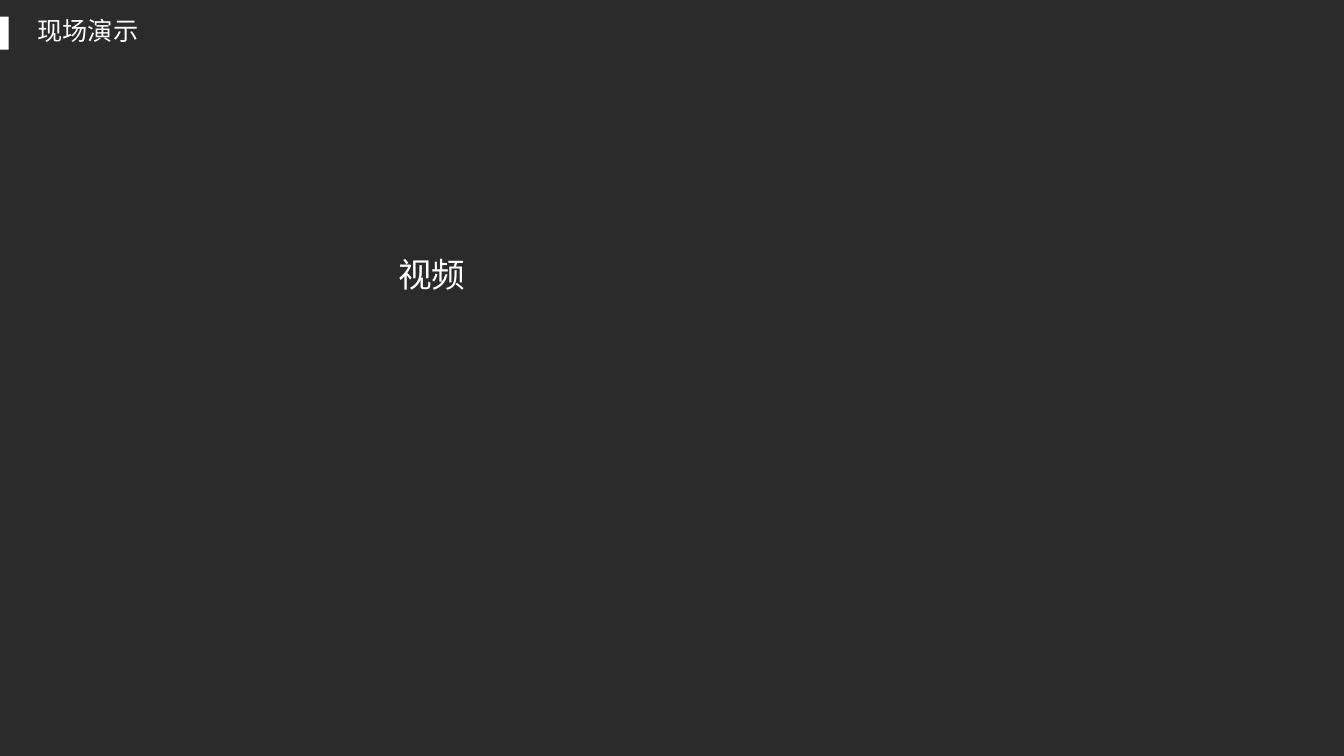
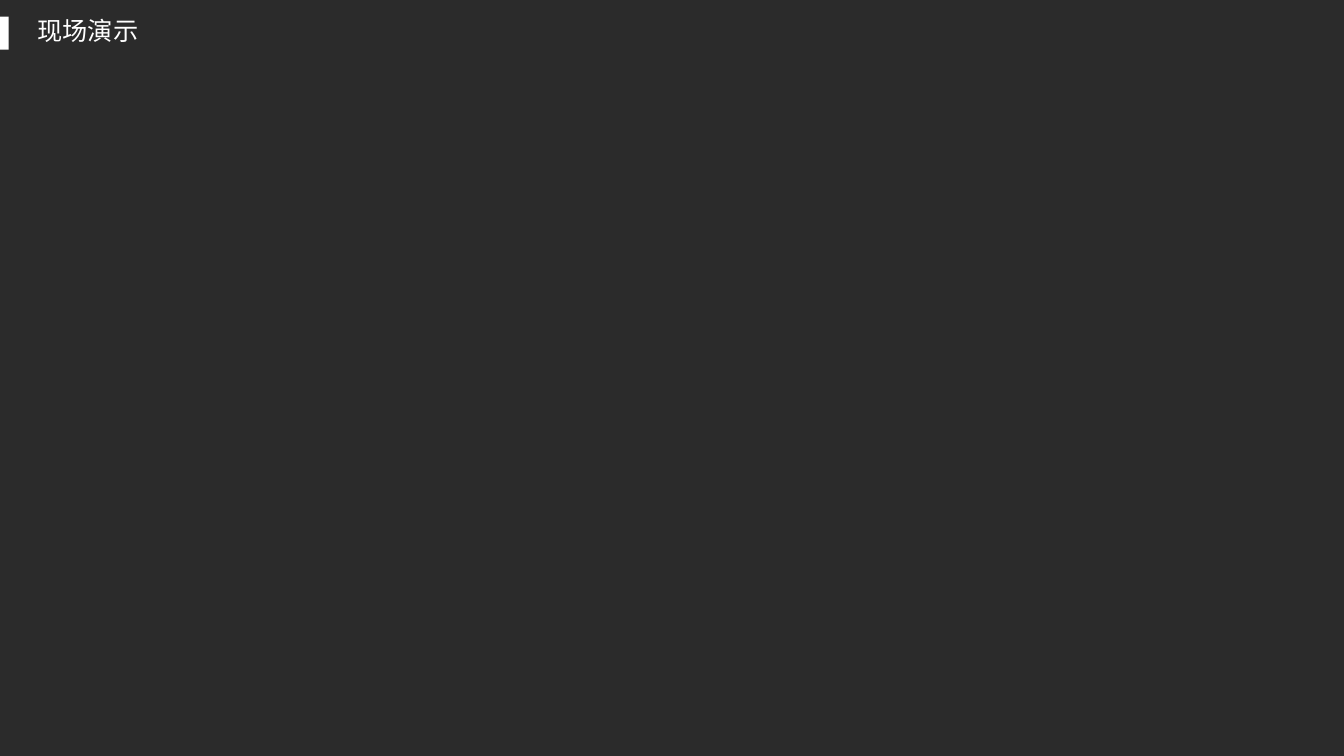
Before and after one commit to AngusMonroe/ClearSettlementSystem, a slide deck: slide 19 of paper/xjx/展示.pptx (slide 15 before the commit). Drawn at 1344x756 pixels with LibreOffice and Linux fonts; fonts in the diff are those of the drawing; background and template pictures are left out; a plain dark background stands for a picture behind light text. Boxes give left, top, right and bottom in pixels: in the first picture for what was removed or moved away, otherwise in the second. Text is boxed around its words. In the diff, an @@ line names an element or a change of style, - is before the commit and + after.

```diff
--- a/paper/xjx/展示.pptx
+++ b/paper/xjx/展示.pptx
@@ text removed at bbox=[398, 258, 465, 290] @@
-视频
```
Also in this commit, not shown: 6 other slides changed, 4 slides added, 3 other files.
